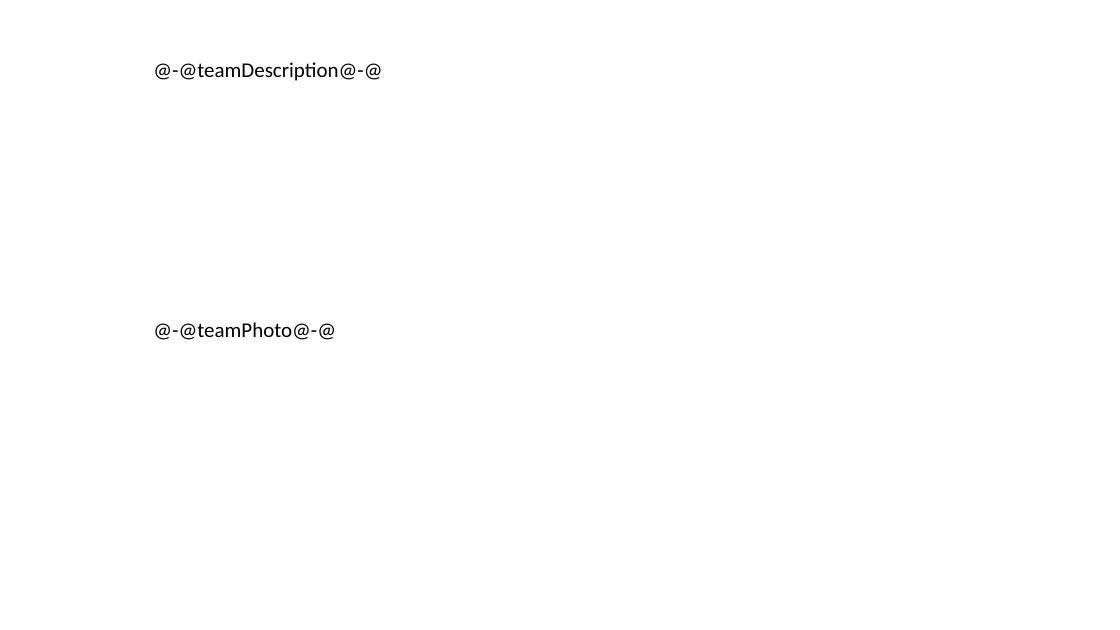
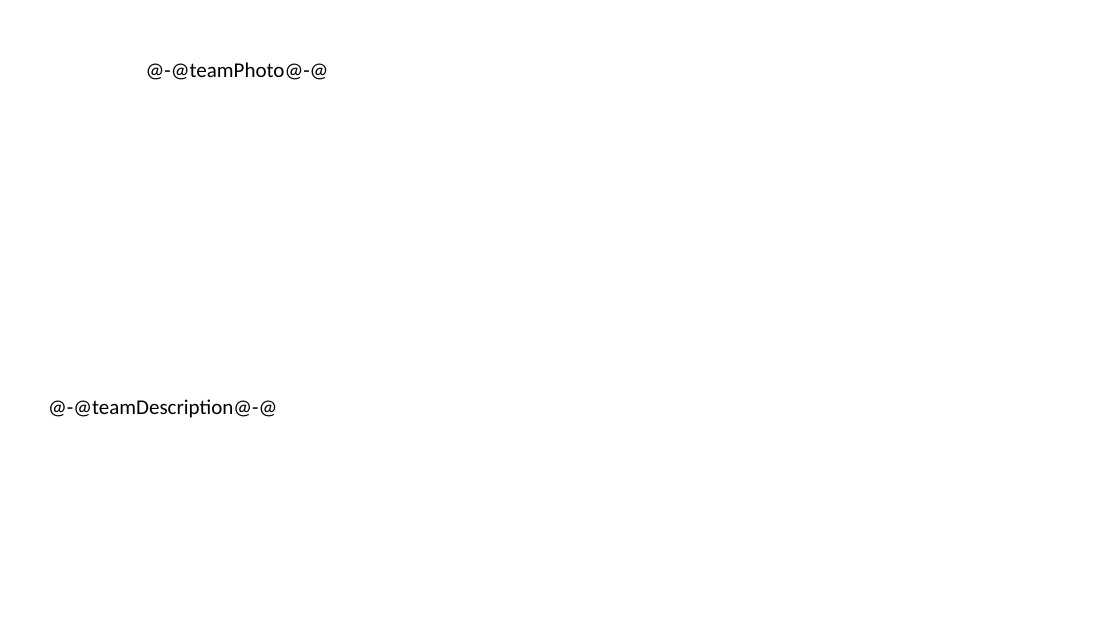
Before and after one commit to MyLord676/TgBotForHakaton, a slide deck: slide 5 of StartUp/bin/Debug/net6.0/Templates/PitchDeckTemplate1.pptx (slide 6 before the commit). Drawn at 1120x630 pixels with LibreOffice and Linux fonts; fonts in the diff are those of the drawing; background and template pictures are left out. Boxes give left, top, right and bottom in pixels: in the first picture for what was removed or moved away, otherwise in the second. Text is boxed around its words. In the diff, an @@ line names an element or a change of style, - is before the commit and + after.

```diff
--- a/StartUp/bin/Debug/net6.0/Templates/PitchDeckTemplate1.pptx
+++ b/StartUp/bin/Debug/net6.0/Templates/PitchDeckTemplate1.pptx
@@ table at [39,54,1005,630] @@
-column 1: @-@teamDescription@-@ | @-@teamPhoto@-@
+column 1:  | @-@teamDescription@-@
+column 2: @-@teamPhoto@-@ | 
@@ table: place and size @@
-table at [145,54,974,576]
+table at [39,54,1005,630]
```
Also in this commit, not shown: 3 other slides changed, 1 slide added, 1 slide removed.
